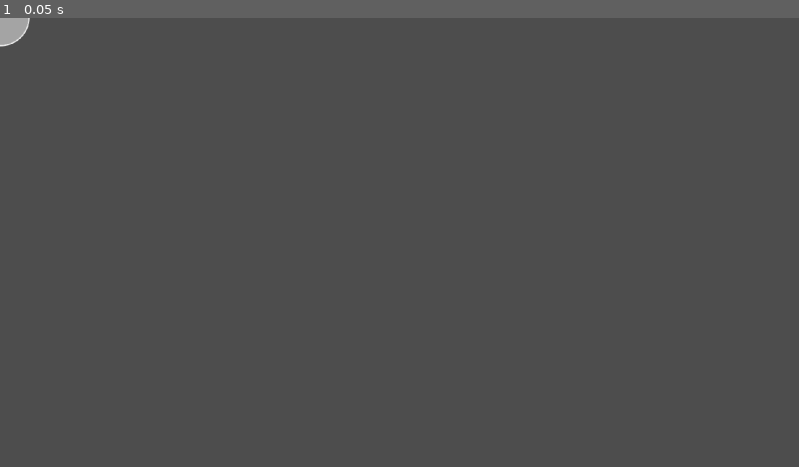
Above: before the commit, frame 1.
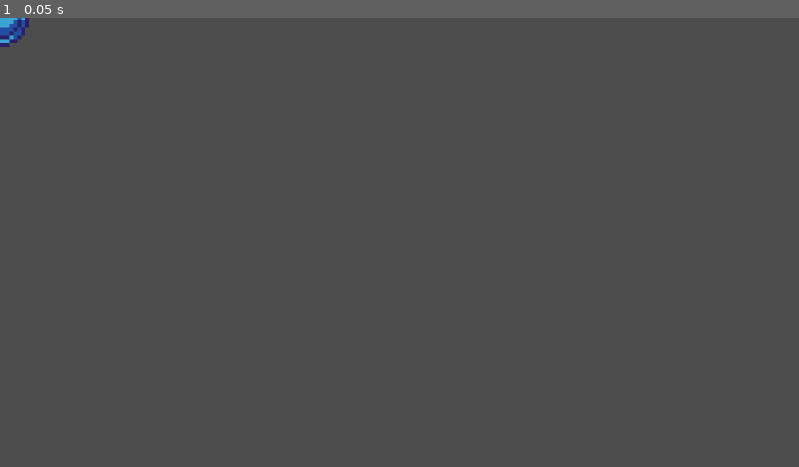
Above: after the commit, the same moment.

Repository: Rafael-VP/Rockstar
Game: Godot game, scene res://scenes/note.tscn
The game is run twice, just before and just after one commit, with the same random seed, the same clock (stepped at 60 frames per second) and the same inputs. This scene is started directly instead of the project's main scene.
Inputs:
- Up to frame 1 (0.05 s): no input

The runs differ from the first frame. In frame 1, 0.2% of the frame differs, in the area x 0-4%, y 0-7%.

Commit message:
Added Falling Notes

Diff:
--- a/project.godot
+++ b/project.godot
@@ -19,6 +19,7 @@
 
 window/size/viewport_width=1920
 window/size/viewport_height=1080
+window/size/mode=3
 
 [input]
 
--- a/scenes/note.tscn
+++ b/scenes/note.tscn
@@ -1,17 +1,12 @@
-[gd_scene load_steps=4 format=3 uid="uid://bdrltgmejkwl3"]
+[gd_scene load_steps=3 format=3 uid="uid://bdrltgmejkwl3"]
 
-[ext_resource type="Texture2D" uid="uid://drilebj75w31k" path="res://assets/note.png" id="1_cqf4y"]
 [ext_resource type="Script" path="res://scripts/note.gd" id="1_xbc7n"]
+[ext_resource type="Texture2D" uid="uid://o2bdescr8qwq" path="res://assets/BotoesNovos.png" id="2_1g7q6"]
 
-[sub_resource type="RectangleShape2D" id="RectangleShape2D_y3gye"]
-size = Vector2(142, 140)
-
-[node name="Note" type="Area2D"]
+[node name="Note" type="Node2D"]
 script = ExtResource("1_xbc7n")
 
 [node name="Sprite2D" type="Sprite2D" parent="."]
-texture = ExtResource("1_cqf4y")
-
-[node name="CollisionShape2D" type="CollisionShape2D" parent="."]
-position = Vector2(1, -2)
-shape = SubResource("RectangleShape2D_y3gye")
+scale = Vector2(9.318, 9.318)
+texture = ExtResource("2_1g7q6")
+hframes = 4
--- a/scripts/column.gd
+++ b/scripts/column.gd
@@ -10,7 +10,6 @@
 @onready var note_container = $NoteContainer
 @onready var hit_area = $HitArea
 @onready var audio_player = get_parent().get_node("AudioStreamPlayer")
-
 # Hit windows (adjust these based on testing)
 const PERFECT_WINDOW = 10.0  # Pixels
 const GREAT_WINDOW = 25.0
@@ -22,9 +21,23 @@
 var sprite_timer: float = 0.0  # Usado para controlar o tempo do sprite
 var current_sprite: Sprite2D = null  # Armazenar o sprite atual para mudar o frame
 
-func spawn_note(hit_time: float):
+func spawn_note(hit_time: float, column_index: int):
 	var note_scene = preload("res://scenes/note.tscn")
 	var note = note_scene.instantiate()
+	var sprite = note.get_node_or_null("Sprite2D")
+
+	if sprite != null:
+		match column_index:
+			0:
+				sprite.frame = 0
+			1:
+				sprite.frame = 1
+			2:
+				sprite.frame = 2
+			3:
+				sprite.frame = 3
+			_:
+				sprite.frame = 0
 
 	# Calculate velocity (distance/time)
 	var distance = hit_area.position.y - note_container.position.y
--- a/scripts/game.gd
+++ b/scripts/game.gd
@@ -47,7 +47,7 @@
 
 func spawn_note_in_column(column_index: int, hit_time: float):
 	var column = columns[column_index]
-	column.spawn_note(hit_time)
+	column.spawn_note(hit_time, column_index)
 
 func _on_beatmap_file_dialog_file_selected(path: String) -> void:
 	# Parse the selected beatmap
